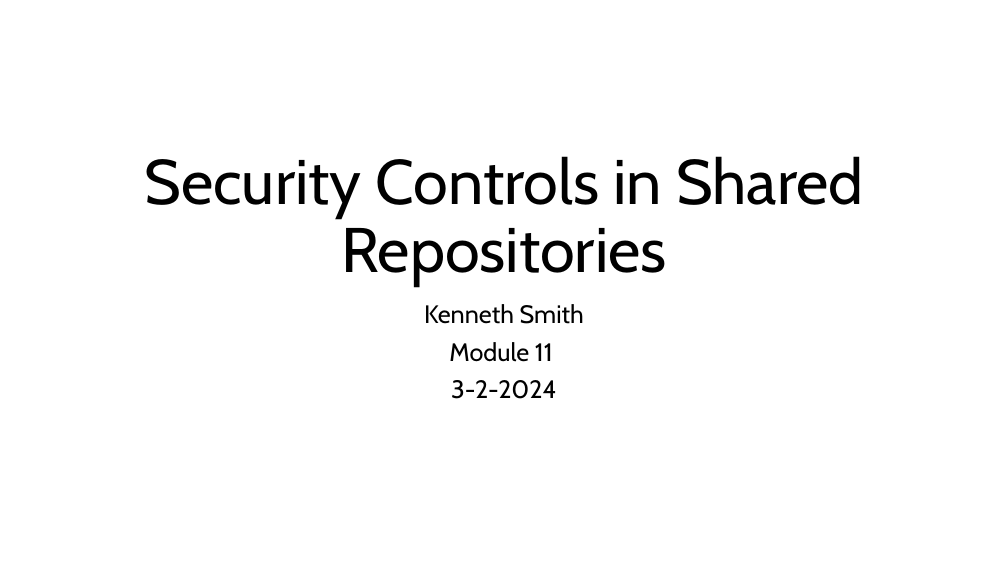
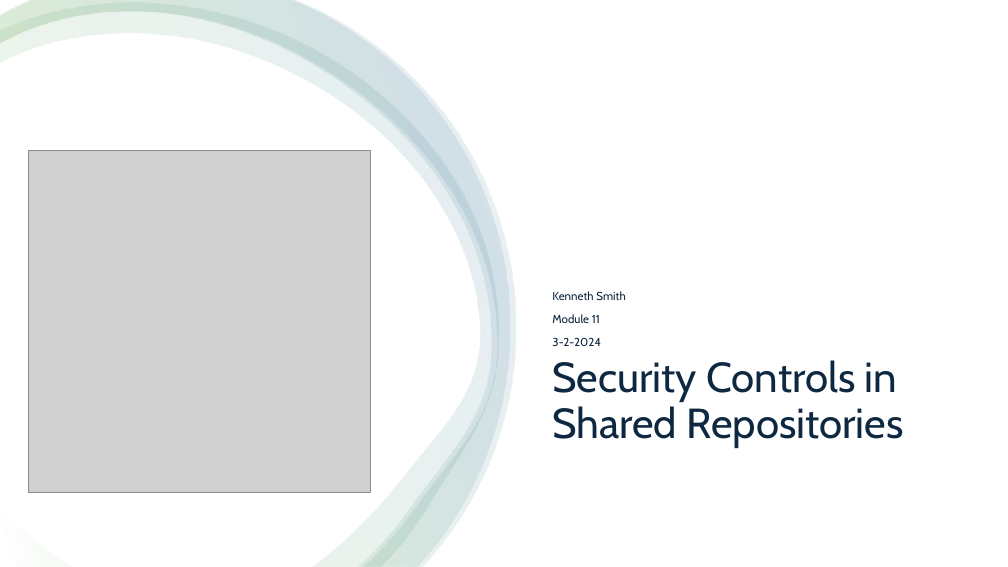
Before and after one commit to Ken-Smit/CSD-380, a slide deck: slide 1 of Module-11/smith-mod11.pptx. Drawn at 1008x567 pixels with LibreOffice and Linux fonts; fonts in the diff are those of the drawing; grey boxes stand for pictures. Boxes give left, top, right and bottom in pixels: in the first picture for what was removed or moved away, otherwise in the second. Text is boxed around its words. In the diff, an @@ line names an element or a change of style, - is before the commit and + after.

Commit message:
adding module-11

```diff
--- a/Module-11/smith-mod11.pptx
+++ b/Module-11/smith-mod11.pptx
@@ rectangle added at [0,0,1008,567], fill #FFFFFF @@
@@ freeform shape added at [0,3,498,567], fill gradient #FFFFFF to #4EA72E to #156082 @@
@@ freeform shape added at [0,0,510,567], fill gradient #FFFFFF to #4EA72E to #156082 @@
@@ freeform shape added at [0,0,516,566], fill gradient #FFFFFF to #4EA72E to #156082 @@
@@ picture added at [28,150,371,493] @@
@@ subtitle "Kenneth Smith": place and size @@
-subtitle "Kenneth Smith" at [424,304,584,399]
+subtitle "Kenneth Smith" at [552,291,625,346]
@@ subtitle "Kenneth Smith" at [552,291,625,346]: size 24 to 11 pt, text colour #000000 to #0E2841; alignment centre to left; vertical alignment top to bottom @@
@@ title "Security Controls in Shared Repositories": place and size @@
-title "Security Controls in Shared Repositories" at [144,156,863,287]
+title "Security Controls in Shared Repositories" at [552,360,904,448]
@@ title "Security Controls in Shared Repositories" at [552,360,904,448]: size 60 to 40 pt, text colour #000000 to #0E2841; alignment centre to left; vertical alignment bottom to top @@
```
Also in this commit, not shown: 9 other slides changed, 3 other files.
